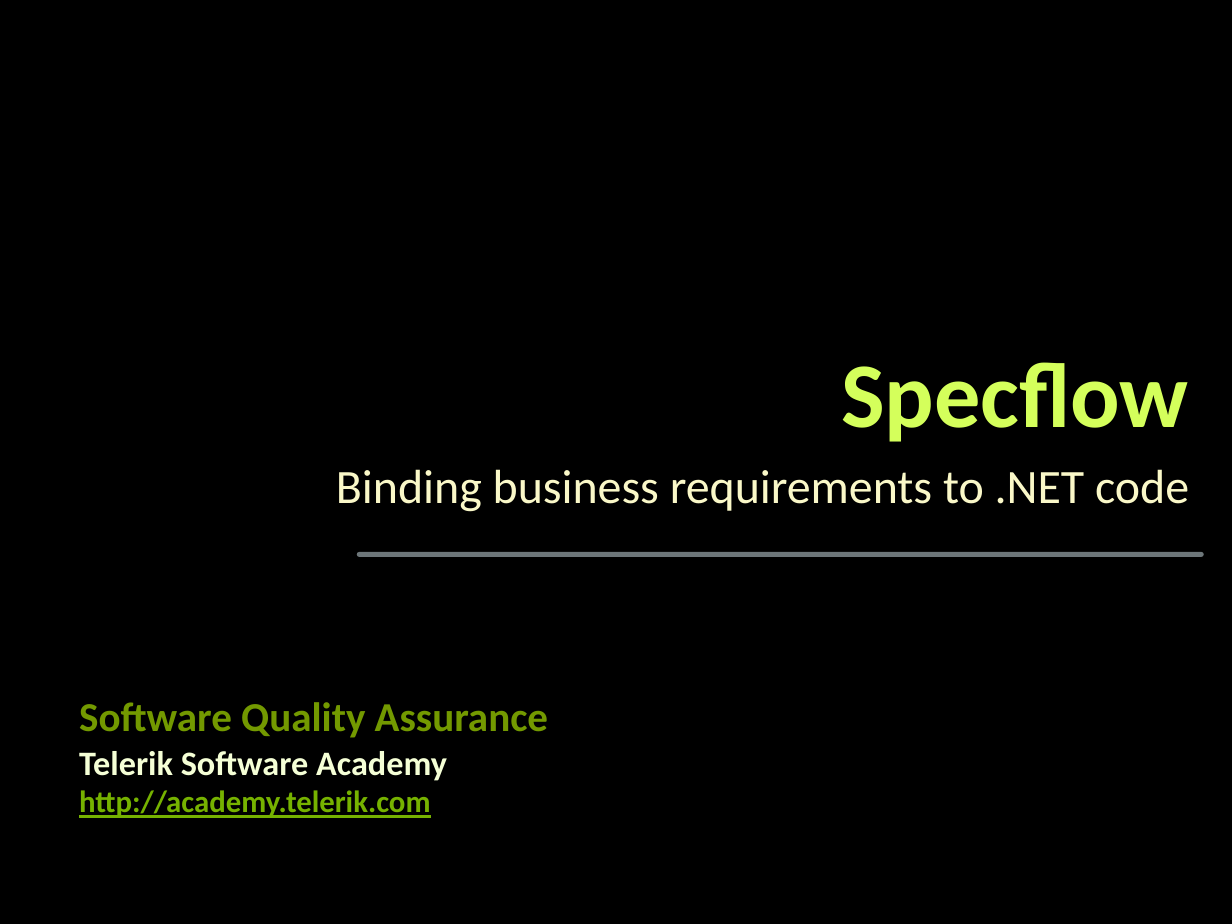
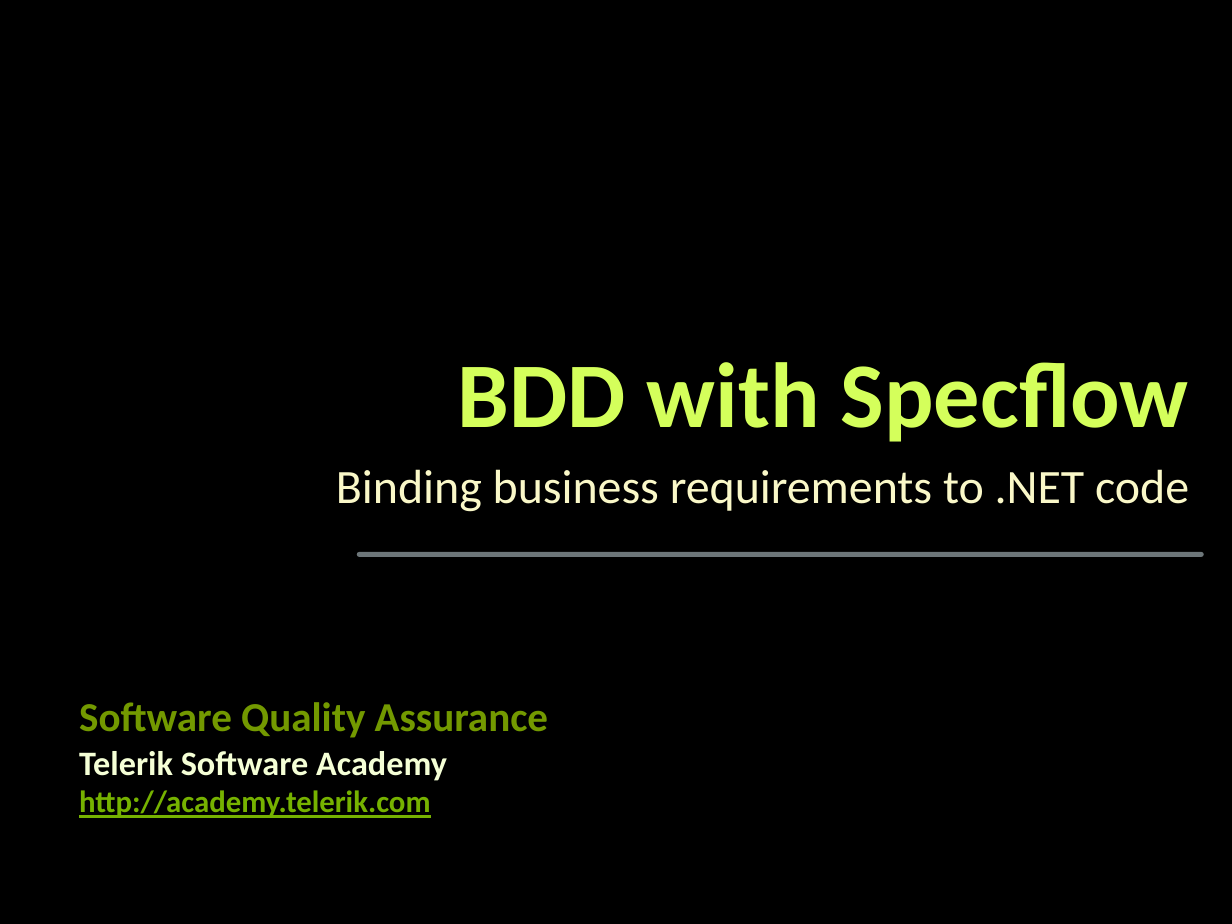
Before and after one commit to dtopuzov/qa-academy, a slide deck: slide 1 of Slides/Specflow/Specflow.pptx. Drawn at 1232x924 pixels with LibreOffice and Linux fonts; fonts in the diff are those of the drawing; background and template pictures are left out. Boxes give left, top, right and bottom in pixels: in the first picture for what was removed or moved away, otherwise in the second. Text is boxed around its words. In the diff, an @@ line names an element or a change of style, - is before the commit and + after.

Commit message:
Update specflow slide.

```diff
--- a/Slides/Specflow/Specflow.pptx
+++ b/Slides/Specflow/Specflow.pptx
@@ title at (458,362,1189,442): text changed @@
-Specflow
+BDD with Specflow
```
